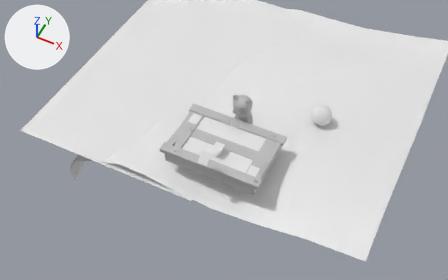
The Blender file sogliola/datafiles/graphics/scene.blend as it was, and as the next commit left it.
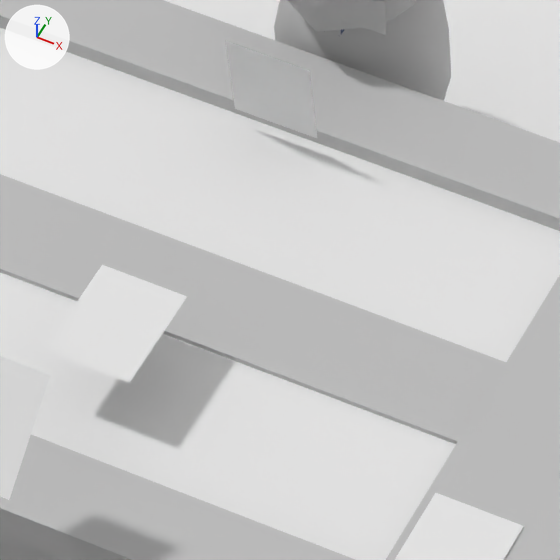
Each version is shown whole from a camera (50 mm lens) standing at (18.13, -40.81, 46.42) and looking at (-0.06, -4.43, 0.95), then close up on the part from 46% to 59% of the width and 41% to 62% of the height. The axes (+X, +Y, +Z) are drawn at upper left. The lights are the same throughout.

In view in the first close-up: 'AqPl', 'Box002', 'DckPl', 'HndOp', 'HndPl', 'Plane001', 'cat.001', 'tableWater'.
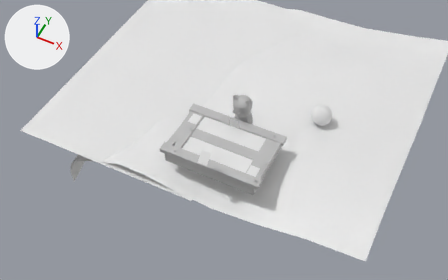
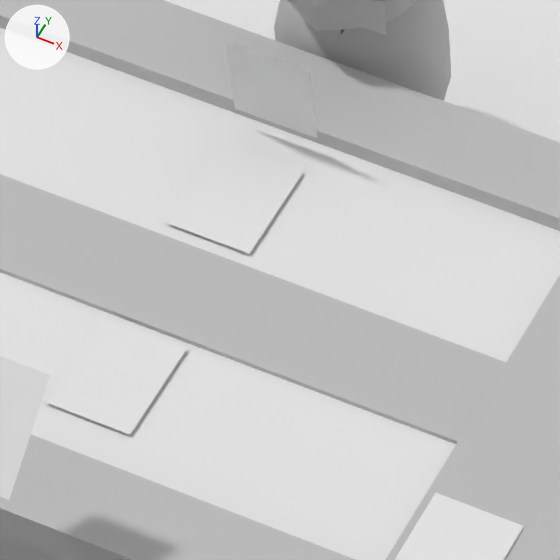
Where the change shows, as pixel boxes [x1, y1, x2, y2] in the close-ups (560 x 560 px):
'AqPl', moved
    before: [44, 265, 187, 383]
    after: [46, 317, 187, 435]
'AqOp', moved (not visible before)
    after: [166, 142, 303, 254]

Patch to the scene script:
```diff
--- a/sogliola/datafiles/graphics/scene.blend.py
+++ b/sogliola/datafiles/graphics/scene.blend.py
@@ ob_aqop @@
 ob_aqop = bpy.data.objects.new('AqOp', me_plane_004)
-ob_aqop.location = (0.0, -3.14, 0.44)
+ob_aqop.location = (0.0, -3.14, 0.52)
@@ ob_aqpl @@
 ob_aqpl = bpy.data.objects.new('AqPl', me_plane_001)
-ob_aqpl.location = (0.0, -5.86, 1.32)
+ob_aqpl.location = (0.0, -5.86, 0.52)
```
